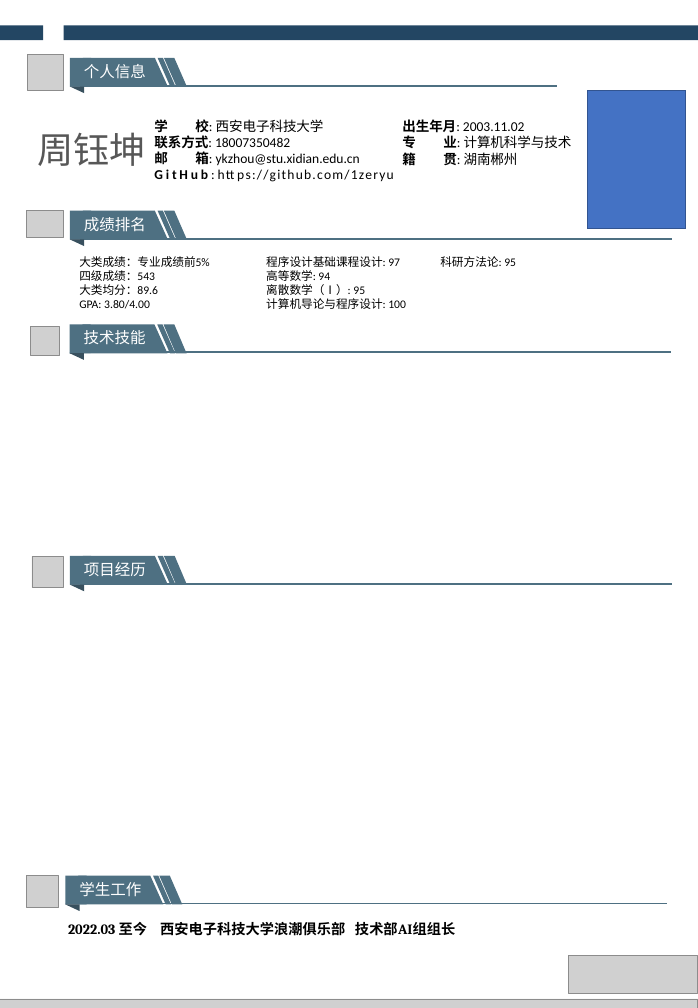
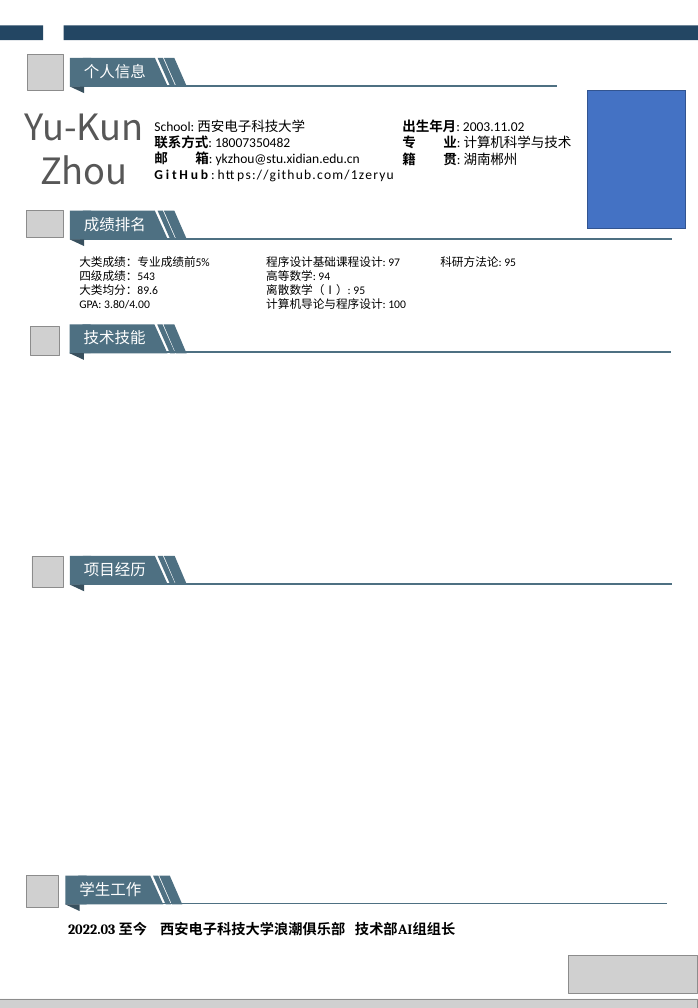
Before and after one commit to 1zeryu/1zeryu, a slide deck: slide 1 of 简历.pptx. Drawn at 698x1008 pixels with LibreOffice and Linux fonts; fonts in the diff are those of the drawing; grey boxes stand for pictures. Boxes give left, top, right and bottom in pixels: in the first picture for what was removed or moved away, otherwise in the second. Text is boxed around its words. In the diff, an @@ line names an element or a change of style, - is before the commit and + after.

```diff
--- a/简历.pptx
+++ b/简历.pptx
@@ text at <box>24,113,143,185</box>: text changed @@
-周钰坤
+Yu-Kun Zhou
@@ text at <box>154,119,305,132</box>: text changed @@
-学 校: 西安电子科技大学
+School: 西安电子科技大学
```
